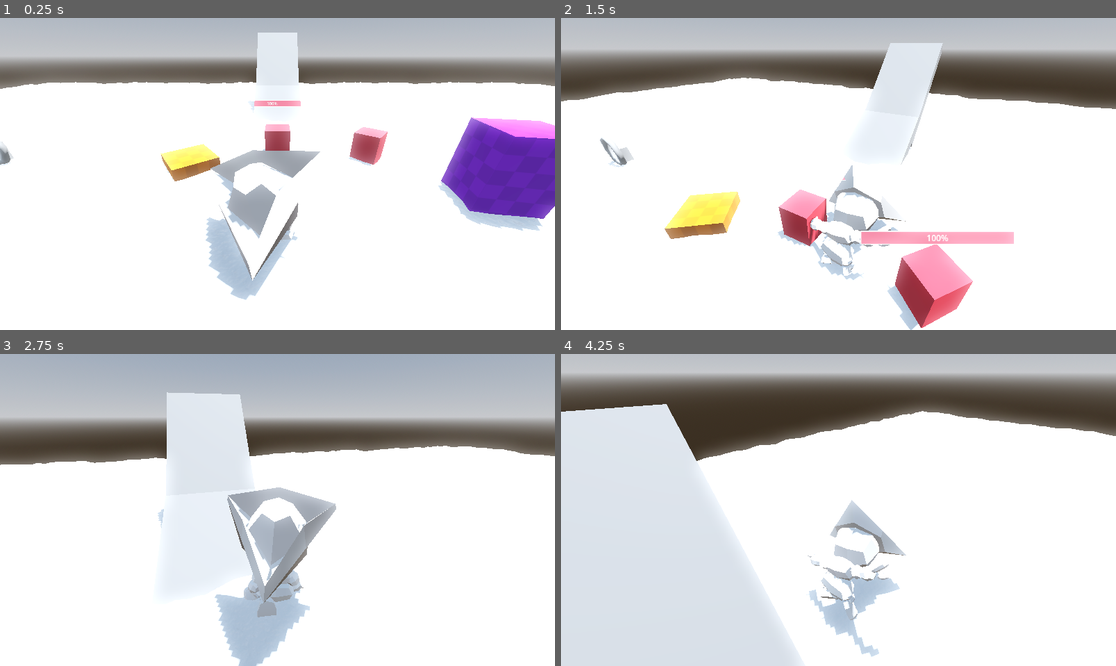
Above: before the commit, frames 1-4 (two rows, left to right).
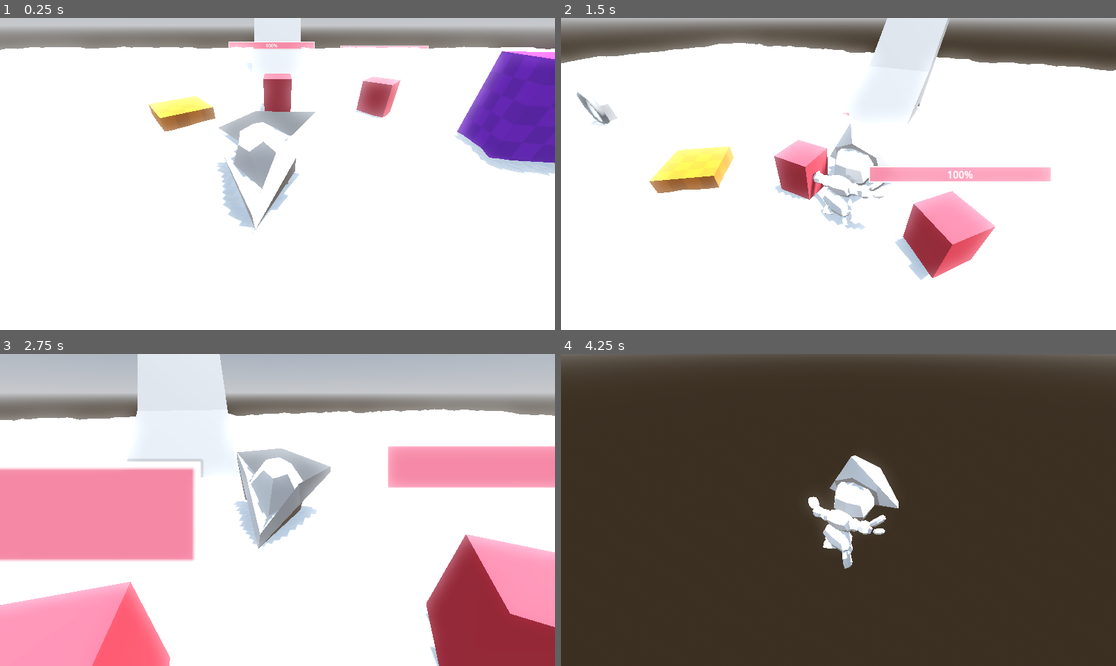
Above: after the commit, the same moments.

Repository: d4nmos/PirateGame
Game: Godot game, scene res://scenes/test.tscn
The game is run twice, just before and just after one commit, with the same random seed, the same clock (stepped at 60 frames per second) and the same inputs.
Inputs (mouse positions are in pixels of both pictures, inside the frame that each line leads up to):
- Up to frame 1 (0.25 s): no input
- Up to frame 2 (1.5 s): move the mouse to (866, 174) at 0.52 s; hold W (forward) from 0.53 s (still down); tap E (interact) at 0.6 s; click (866, 174) at 0.67 s; tap Space (jump) at 0.77 s; move the mouse to (810, 174) at 1.27 s; tap Mouse wheel up (next_interact_object) at 1.35 s
- Up to frame 3 (2.75 s): keep holding W (forward); tap Space (jump) at 1.52 s; move the mouse to (288, 503) at 2.02 s; tap Mouse wheel down (prev_interact_object) at 2.1 s
- Up to frame 4 (4.25 s): keep holding W (forward); move the mouse to (832, 516) at 2.77 s; tap E (interact) at 2.85 s; click (832, 516) at 2.92 s; tap Space (jump) at 3.02, 3.77 s; move the mouse to (877, 513) at 3.52 s; tap Mouse wheel up (next_interact_object) at 3.6 s

The runs differ from the first frame. In frame 1, 32% of the frame differs, in the area x 0-100%, y 0-91%; in frame 2, 36%; in frame 3, 56%; in frame 4, 90%, in the area x 0-100%, y 0-100%.

Commit message:
Update test.tscn

Diff:
--- a/scenes/test.tscn
+++ b/scenes/test.tscn
@@ -131,10 +131,14 @@
 transform = Transform3D(-0.866023, -0.433016, 0.250001, 0.121918, 0.30203, 0.94547, -0.484912, 0.849279, -0.208773, 0, 4.79416, 0)
 shadow_enabled = true
 
+[node name="WaterPlane" parent="." instance=ExtResource("20_stywi")]
+transform = Transform3D(45.4256, 0, 0, 0, 1.79598, 0, 0, 0, 38.2726, 0.0899283, 0.604974, 0.00108624)
+
 [node name="WorldEnvironment" type="WorldEnvironment" parent="."]
 environment = SubResource("Environment_hyx3i")
 
 [node name="player" parent="." instance=ExtResource("5_te34d")]
+transform = Transform3D(0.822015, 0, 0, 0, 0.793279, 0, 0, 0, 1, 0, 0, 0)
 inventory_data = ExtResource("6_hnms0")
 interaction_manager = ExtResource("8_s4mwa")
 
@@ -198,9 +202,6 @@
 transform = Transform3D(-0.0977218, 0, -0.995214, 0, 1, 0, 0.995214, 0, -0.0977218, 4.1104, -0.294165, 1.15429)
 inventory_data = SubResource("Resource_ofebk")
 
-[node name="WaterPlane" parent="." instance=ExtResource("20_stywi")]
-transform = Transform3D(45.4256, 0, 0, 0, 1.79598, 0, 0, 0, 38.2726, 0.0899283, 0.604974, 0.00108624)
-
 [connection signal="drop_slot_data" from="UI/InventoryInterface" to="." method="_on_inventory_interface_drop_slot_data"]
 [connection signal="gui_input" from="UI/InventoryInterface" to="UI/InventoryInterface" method="_on_gui_input"]
 [connection signal="visibility_changed" from="UI/InventoryInterface" to="UI/InventoryInterface" method="_on_visibility_changed"]
